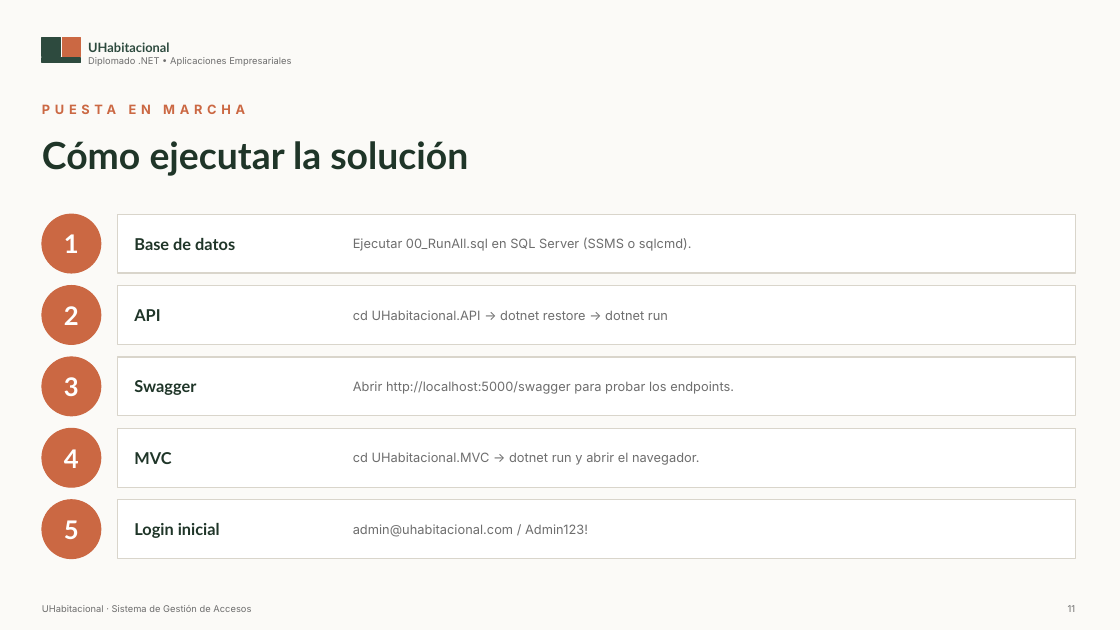
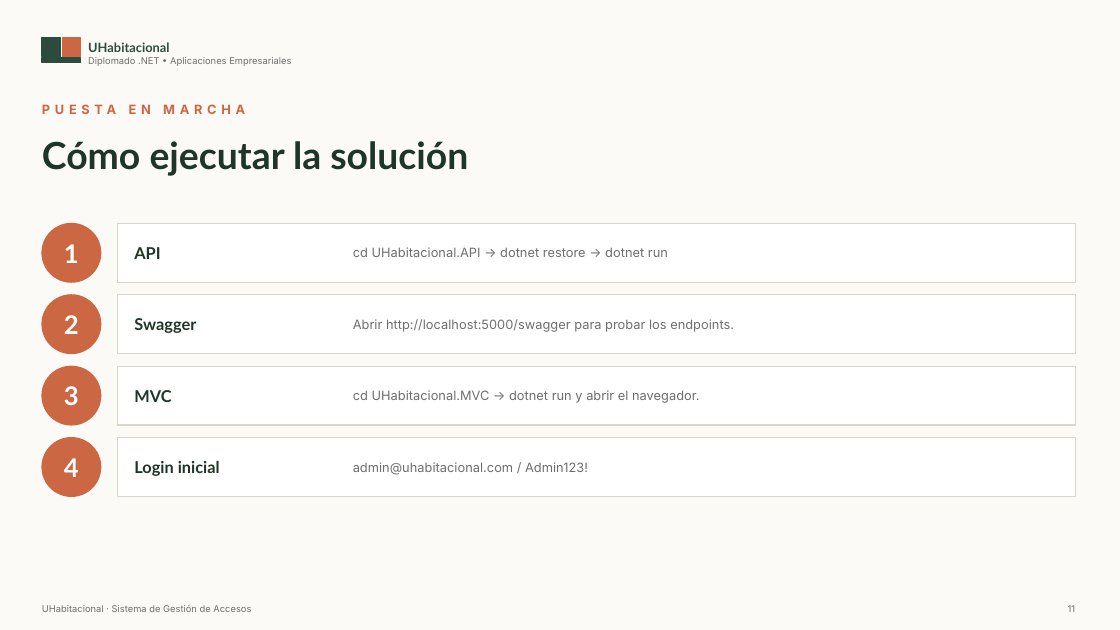
Before and after one commit to AlejandraEscobar3G/UHabitacional, a slide deck: slide 10 of UHabitacional_Presentacion.pptx (slide 11 before the commit). Drawn at 1120x630 pixels with LibreOffice and Linux fonts; fonts in the diff are those of the drawing. Boxes give left, top, right and bottom in pixels: in the first picture for what was removed or moved away, otherwise in the second. Text is boxed around its words. In the diff, an @@ line names an element or a change of style, - is before the commit and + after.

```diff
--- a/UHabitacional_Presentacion.pptx
+++ b/UHabitacional_Presentacion.pptx
@@ ellipse removed at (42,214,101,273) @@
@@ 2 ellipses, 2 rectangles: place and size @@
-2 ellipses, 2 rectangles at (42,286,1075,487)
+2 ellipses, 2 rectangles at (42,223,1075,425)
@@ rectangle removed at (118,214,1075,273) @@
@@ text removed at (134,238,235,250) @@
-Base de datos
@@ text removed at (353,237,692,251) @@
-Ejecutar 00_RunAll.sql en SQL Server (SSMS o sqlcmd).
@@ text added at (64,244,79,263), 22 pt, text #FFFFFF, bold @@
+1
@@ 3 texts: place and size @@
-3 texts at (64,306,79,468)
+3 texts at (64,315,79,477)
@@ 8 texts, 2 ellipses, 2 rectangles: place and size @@
-8 texts, 2 ellipses, 2 rectangles at (42,309,1075,559)
+8 texts, 2 ellipses, 2 rectangles at (42,247,1075,497)
@@ text removed at (64,520,79,539) @@
-5
```
Also in this commit, not shown: 4 other slides changed, 1 slide removed, 7 other files.
